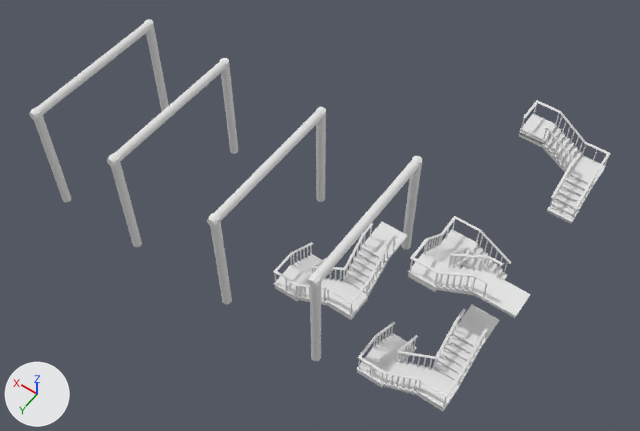
Renders of the glTF model static/models/meme/meme_stair.glb from each side of a commit.
Before and after are seen from a camera (50 mm lens) standing at (-8.76, 13.74, 19.96) and looking at (-0.14, 1.67, 1.0). The axes (+X, +Y, +Z) are drawn at lower left. The lights are the same throughout. Where no turn or scale is listed for an object, it has been applied to the vertices.
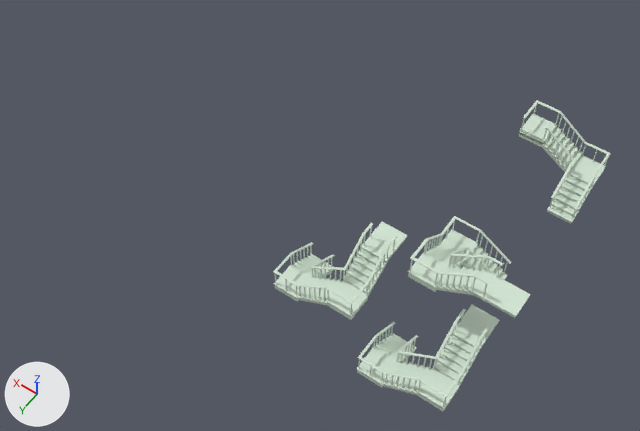
Commit message: upload green stairs

Where the change shows, as pixel boxes [x1, y1, x2, y2] in the pictures (640 x 431 px):
'Stair_1_vray_2016o.002', recoloured: [356, 305, 500, 411] in both
'Stair_1_vray_2016o.001', recoloured: [273, 222, 407, 320] in both
'Stair_1_vray_2016o.003', recoloured: [408, 216, 531, 318] in both
'Stair_1_vray_2016o.004', recoloured: [519, 100, 611, 224] in both
'Cylinder.002', deleted: before [307, 157, 421, 288]
'Cylinder.003', deleted: before [207, 108, 326, 227]
'Cylinder.008', deleted: before [107, 58, 229, 167]
'Cylinder.009', deleted: before [29, 20, 154, 121]
'Cylinder.010', deleted: before [31, 108, 72, 202]
'Cylinder.007', deleted: before [109, 153, 142, 247]
'Cylinder.004', deleted: before [209, 213, 232, 304]
'Cylinder.005', deleted: before [316, 107, 326, 202]
'Cylinder.001', deleted: before [310, 273, 321, 361]
'Cylinder.006', deleted: before [220, 58, 238, 154]
'Cylinder', deleted: before [401, 156, 422, 249]
'Cylinder.011', deleted: before [144, 19, 169, 111]

The change, as a list of edits to the scene's bpy script:
```text
Add mat_material_003:
    mat_material_003 = principled_material('Material.003')
    mat_material_003.base_color = (0.666, 0.8, 0.668)  # white #d5e7d5
Change me_stair_1_vray_2016o_003:
    where me_stair_1_vray_2016o_003.from_pydata(...)  # 8122 vertices, 15488 faces; spans x -1.6..0.78, y -1.37..1.08, z 0.0..2.5
    add me_stair_1_vray_2016o_003.materials.append(mat_material_003)  # white #d5e7d5
Change me_stair_1_vray_2016o_001:
    where me_stair_1_vray_2016o_001.from_pydata(...)  # 8122 vertices, 15488 faces; spans x -1.63..0.8, y -1.39..1.1, z 0.0..2.55
    add me_stair_1_vray_2016o_001.materials.append(mat_material_003)  # white #d5e7d5
Change me_stair_1_vray_2016o_002:
    where me_stair_1_vray_2016o_002.from_pydata(...)  # 8114 vertices, 15468 faces; spans x -1.58..1.08, y -0.7..1.44, z 0.1..2.5
    add me_stair_1_vray_2016o_002.materials.append(mat_material_003)  # white #d5e7d5
Change me_stair_1_vray_2016o_004:
    where me_stair_1_vray_2016o_004.from_pydata(...)  # 5858 vertices, 11048 faces; spans x -0.81..1.66, y -1.25..0.68, z 0.0..1.92
    add me_stair_1_vray_2016o_004.materials.append(mat_material_003)  # white #d5e7d5
Remove ob_cylinder:
    ob_cylinder = bpy.data.objects.new('Cylinder', me_cylinder)
    ob_cylinder.location = (-2.23, 0.47, 0.07)
Remove ob_cylinder_001:
    ob_cylinder_001 = bpy.data.objects.new('Cylinder.001', me_cylinder_005)
    ob_cylinder_001.location = (-2.23, 4.77, 0.07)
Remove ob_cylinder_002:
    ob_cylinder_002 = bpy.data.objects.new('Cylinder.002', me_cylinder_006)
    ob_cylinder_002.location = (-2.23, 2.66, 3.46)
Remove ob_cylinder_003:
    ob_cylinder_003 = bpy.data.objects.new('Cylinder.003', me_cylinder_007)
    ob_cylinder_003.location = (0.68, 2.66, 3.46)
Remove ob_cylinder_004:
    ob_cylinder_004 = bpy.data.objects.new('Cylinder.004', me_cylinder_008)
    ob_cylinder_004.location = (0.68, 4.77, 0.07)
Remove ob_cylinder_005:
    ob_cylinder_005 = bpy.data.objects.new('Cylinder.005', me_cylinder_009)
    ob_cylinder_005.location = (0.68, 0.47, 0.07)
Remove ob_cylinder_006:
    ob_cylinder_006 = bpy.data.objects.new('Cylinder.006', me_cylinder_010)
    ob_cylinder_006.location = (3.91, 0.47, 0.07)
Remove ob_cylinder_007:
    ob_cylinder_007 = bpy.data.objects.new('Cylinder.007', me_cylinder_011)
    ob_cylinder_007.location = (3.91, 4.77, 0.07)
Remove ob_cylinder_008:
    ob_cylinder_008 = bpy.data.objects.new('Cylinder.008', me_cylinder_012)
    ob_cylinder_008.location = (3.91, 2.66, 3.46)
Remove ob_cylinder_009:
    ob_cylinder_009 = bpy.data.objects.new('Cylinder.009', me_cylinder_013)
    ob_cylinder_009.location = (6.66, 2.66, 3.46)
Remove ob_cylinder_010:
    ob_cylinder_010 = bpy.data.objects.new('Cylinder.010', me_cylinder_014)
    ob_cylinder_010.location = (6.66, 4.77, 0.07)
Remove ob_cylinder_011:
    ob_cylinder_011 = bpy.data.objects.new('Cylinder.011', me_cylinder_015)
    ob_cylinder_011.location = (6.66, 0.47, 0.07)
```
